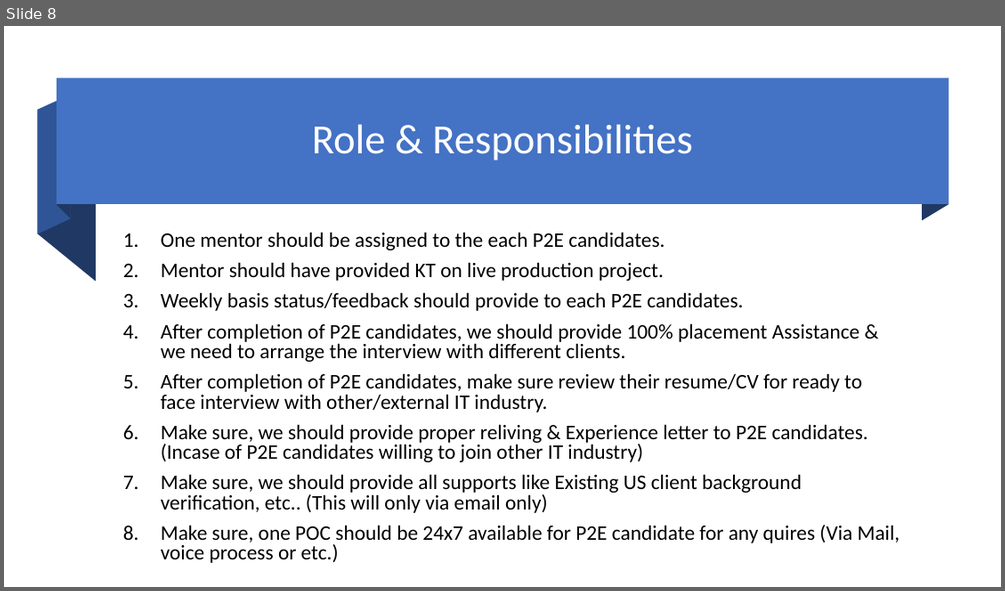
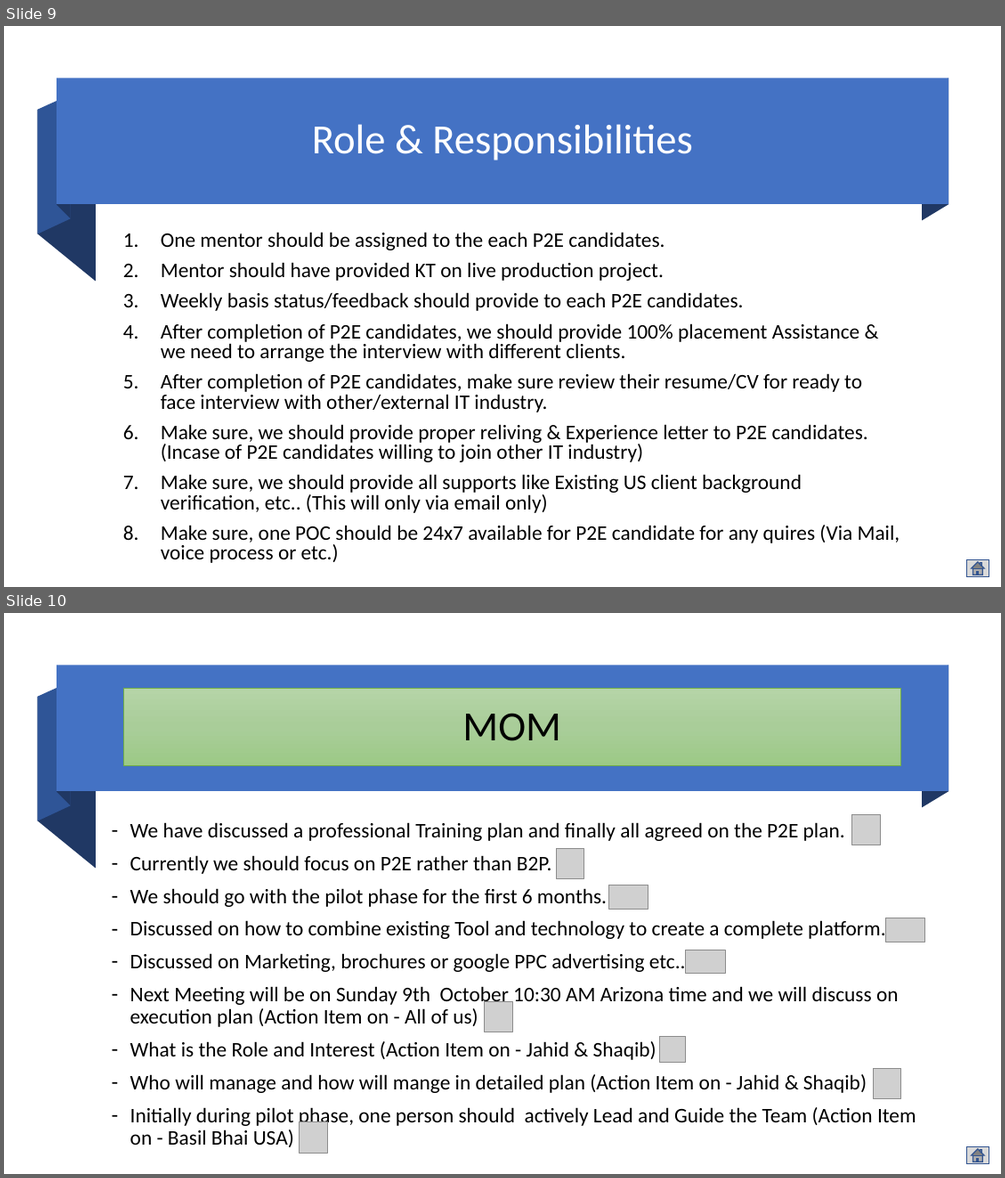
Before and after one commit to mjanwar/document, a slide deck: eTechlogix-Academic-Professional-Training-Plan.pptx. Shown one above the other, each under a label of ours: slide 8 before the commit, slides 9 and 10 after it. The pictures are 1005x591 and 1005x1178 pixels, drawn with LibreOffice and Linux fonts; fonts in the diff are those of the drawing; grey boxes stand for pictures. Boxes give left, top, right and bottom in pixels: in the first picture for what was removed or moved away, otherwise in the second. Text is boxed around its words. In the diff, an @@ line names an element or a change of style, - is before the commit and + after.

Commit message:
eTechlogix-Academic-Professional-V2
Version-2 Updated

```diff
--- a/eTechlogix-Academic-Professional-Training-Plan.pptx
+++ b/eTechlogix-Academic-Professional-Training-Plan.pptx
@@ slide 10 added at bbox=[4, 613, 1001, 1174], background #FFFFFF @@
@@ rectangle added at bbox=[57, 666, 948, 792], fill #4472C4 @@
@@ freeform shape added at bbox=[57, 666, 71, 805], fill #203864 @@
@@ freeform shape added at bbox=[922, 666, 948, 808], fill #203864 @@
@@ freeform shape added at bbox=[38, 682, 71, 821], fill #2F5597 @@
@@ title added at bbox=[123, 689, 900, 765], fill gradient #B5D5A7 to #AACE9A to #9CC987, outline #70AD47 0.5 pt, 40 pt, text #000000 @@
+MOM
@@ freeform shape added at bbox=[38, 697, 96, 868], fill #203864 @@
@@ text added at bbox=[130, 822, 916, 1147], 20 pt, text #000000 @@
+– We have discussed a professional Training plan and finally all agreed on the P2E plan.
+– Currently we should focus on P2E rather than B2P.
+– We should go with the pilot phase for the first 6 months.
+– Discussed on how to combine existing Tool and technology to create a complete platform.
+– Discussed on Marketing, brochures or google PPC advertising etc..
+– Next Meeting will be on Sunday 9th October 10:30 AM Arizona time and we will discuss on execution plan (Action Item on - All of us)
+– What is the Role and Interest (Action Item on - Jahid & Shaqib)
+– Who will manage and how will mange in detailed plan (Action Item on - Jahid & Shaqib)
+– Initially during pilot phase, one person should actively Lead and Guide the Team (Action Item on - Basil Bhai USA)
@@ picture added at bbox=[852, 814, 881, 844] @@
@@ picture added at bbox=[556, 848, 584, 878] @@
@@ picture added at bbox=[609, 885, 648, 909] @@
@@ picture added at bbox=[886, 918, 925, 942] @@
@@ picture added at bbox=[686, 949, 726, 973] @@
@@ picture added at bbox=[485, 1002, 513, 1032] @@
@@ picture added at bbox=[660, 1037, 686, 1062] @@
@@ picture added at bbox=[873, 1069, 901, 1099] @@
@@ picture added at bbox=[299, 1121, 328, 1152] @@
@@ action button home added at bbox=[967, 1147, 989, 1164], fill #D9D9D9, outline #325491 1 pt @@
@@ what was slide 8 is now slide 9 @@
@@ slide 9 changed as well @@
@@ action button home added at bbox=[967, 560, 989, 577], fill #D9D9D9, outline #325491 1 pt @@
```
Also in this commit, not shown: 9 other slides changed, 10 other slides added.
